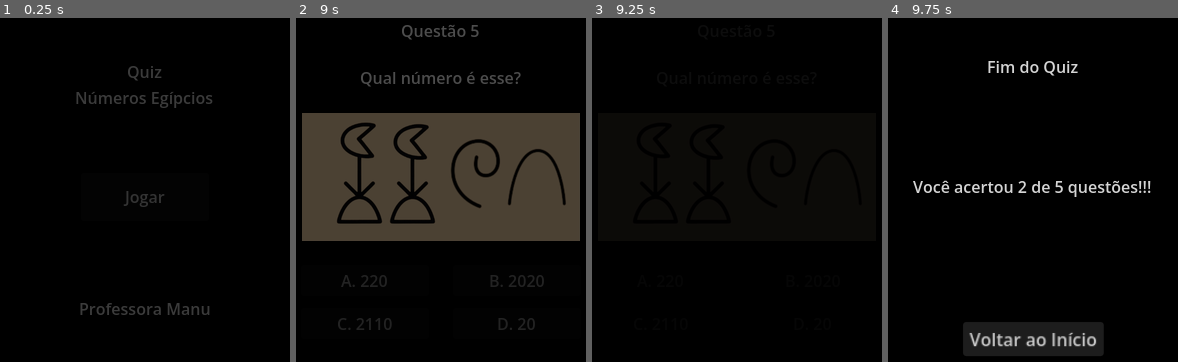
Above: before the commit, frames 1-4 (left to right).
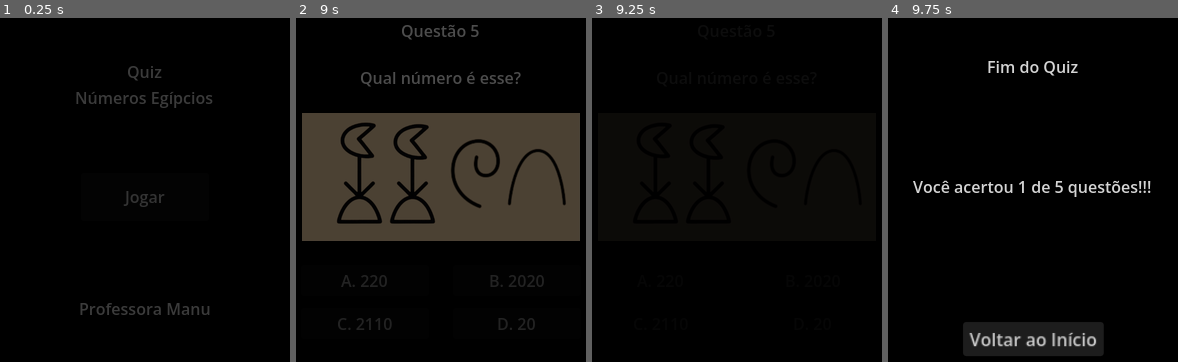
Above: after the commit, the same moments.

Repository: JoaoAnunciacaoDev/Quiz---Egyptian-Numbers
Game: Godot game, scene res://Scenes/MainMenu/main_menu.tscn
The game is run twice, just before and just after one commit, with the same random seed, the same clock (stepped at 60 frames per second) and the same inputs. The engine's default icon, where the game draws it, is replaced by a stand-in: a white triangle on a blue panel in a dark square.
Inputs (mouse positions are in pixels of both pictures, inside the frame that each line leads up to):
- Up to frame 1 (0.25 s): no input
- Up to frame 2 (9 s): click "Jogar" at 0.5 s; move the mouse to (583, 169) at 1.27 s; click "A. 2" at 2 s; move the mouse to (313, 203) at 2.77 s; click "A. 70000" at 3.5 s; move the mouse to (504, 107) at 4.27 s; click "A. 24" at 5 s; move the mouse to (409, 258) at 5.77 s; click "A. 120" at 6.5 s; move the mouse to (outside the picture) at 7.27 s; click "A. 220" at 8 s; move the mouse to (outside the picture) at 8.77 s
- Up to frame 3 (9.25 s): no input
- Up to frame 4 (9.75 s): click "Voltar ao Início" at 9.5 s

Frames 1-3 are identical in both runs. In frame 4, less than 0.1% of the frame differs, in the area x 44-48%, y 47-51%.

Commit message:
Consertando resposta

Diff:
--- a/quiz-egyptian-numbers/Resources/QuizResources/quiz04.tres
+++ b/quiz-egyptian-numbers/Resources/QuizResources/quiz04.tres
@@ -1,11 +1,11 @@
 [gd_resource type="Resource" script_class="QuizResource" format=3 uid="uid://g06m4o6624v6"]
 
-[ext_resource type="Texture2D" uid="uid://crtkeexx1a2i1" path="res://Assets/120_Number.png" id="1_lrpv6"]
+[ext_resource type="Texture2D" uid="uid://crtkeexx1a2i1" path="res://Assets/110_Number.png" id="1_lrpv6"]
 [ext_resource type="Script" uid="uid://cc7ygib6vuo4e" path="res://Resources/quiz_resource.gd" id="1_miuwg"]
 
 [resource]
 script = ExtResource("1_miuwg")
 number_image = ExtResource("1_lrpv6")
-correct_answer = 120
+correct_answer = 110
 numbers_answers = Array[int]([120, 12000, 1200, 12])
 metadata/_custom_type_script = "uid://cc7ygib6vuo4e"
Renamed: quiz-egyptian-numbers/Assets/120_Number.png -> quiz-egyptian-numbers/Assets/110_Number.png
Not shown, changed: quiz-egyptian-numbers/Assets/110_Number.png.import
Not shown, changed: docs/index.html
Not shown, changed: docs/index.pck
